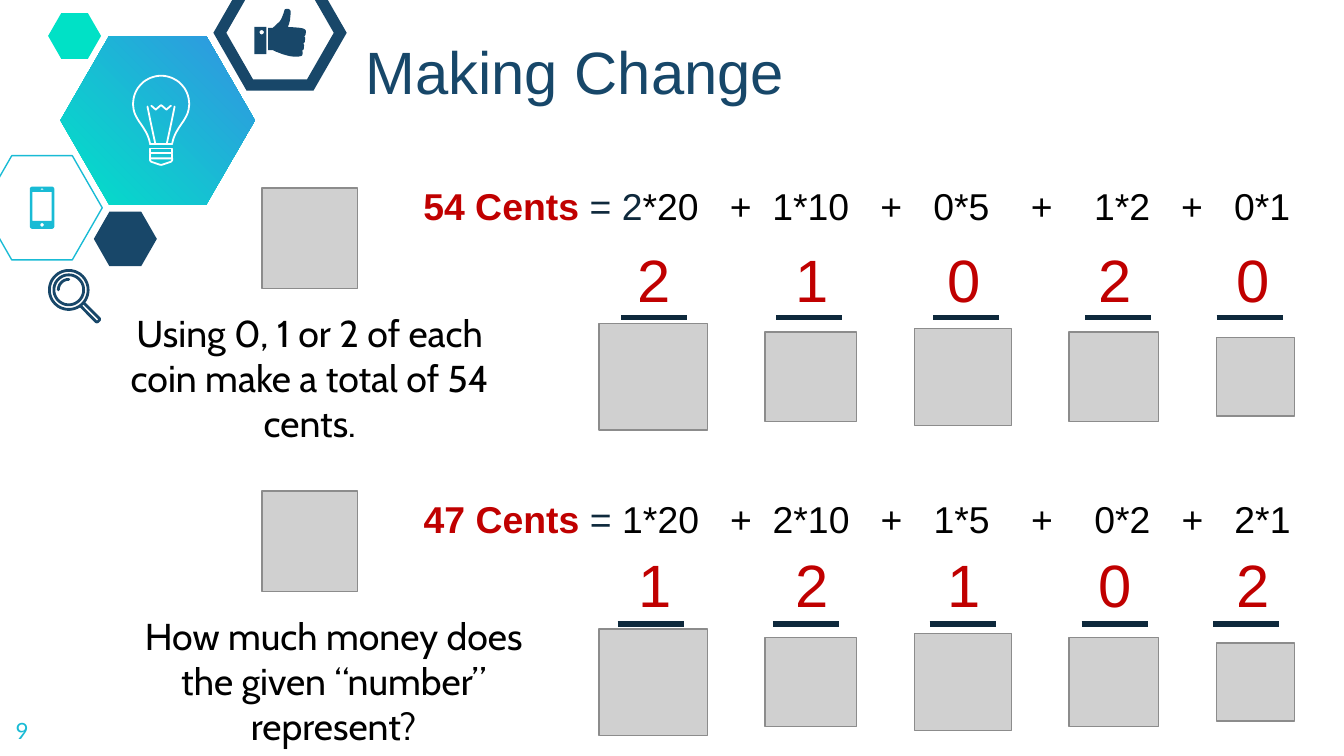
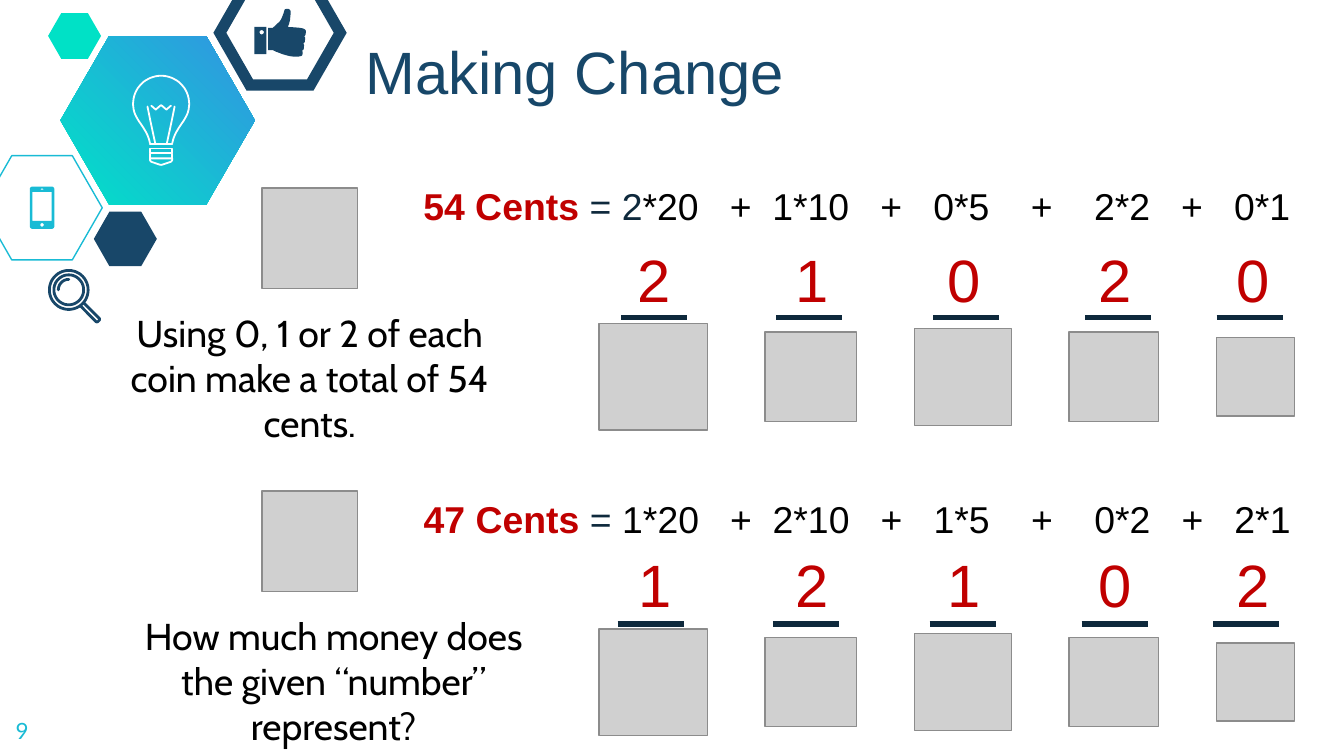
Before and after one commit to dickinson-comp256/COMP256, a slide deck: slide 9 of docs/slides/05-S-UnsignedBinary.pptx. Drawn at 1344x756 pixels with LibreOffice and Linux fonts; fonts in the diff are those of the drawing; grey boxes stand for pictures; background and template pictures are left out. Boxes give left, top, right and bottom in pixels: in the first picture for what was removed or moved away, otherwise in the second. Text is boxed around its words. In the diff, an @@ line names an element or a change of style, - is before the commit and + after.

Commit message:
Fixed typo on making change soln

```diff
--- a/docs/slides/05-S-UnsignedBinary.pptx
+++ b/docs/slides/05-S-UnsignedBinary.pptx
@@ text at [423, 194, 1290, 221]: text changed @@
-54 Cents = 2*20 + 1*10 + 0*5 + 1*2 + 0*1
+54 Cents = 2*20 + 1*10 + 0*5 + 2*2 + 0*1
```
